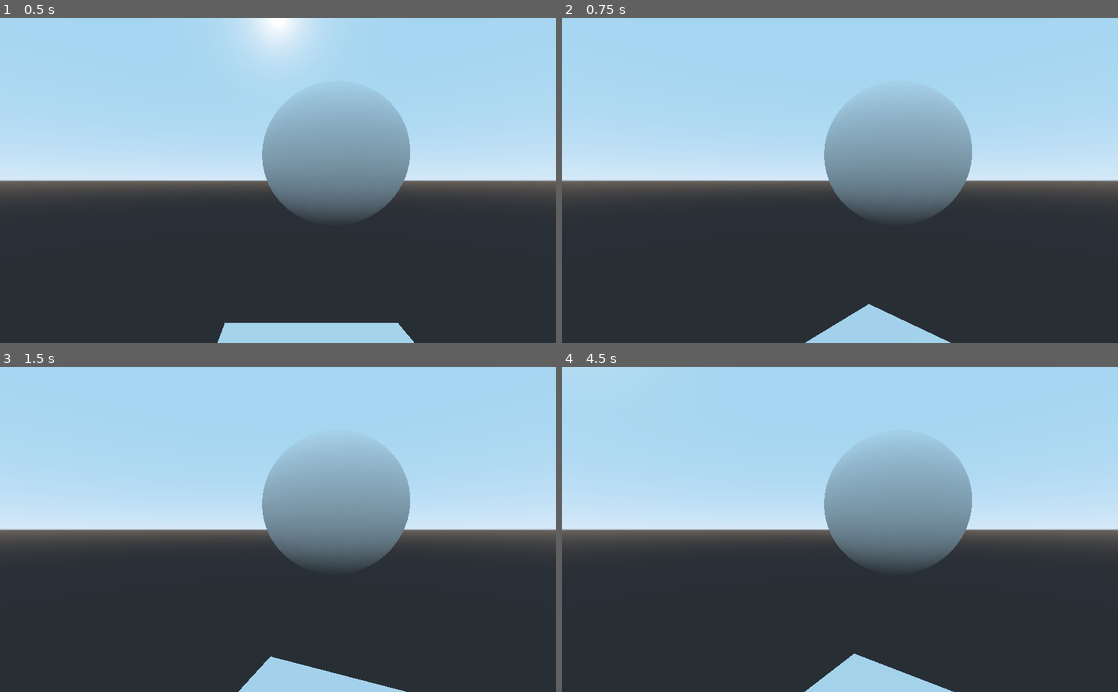
Above: before the commit, frames 1-4 (two rows, left to right).
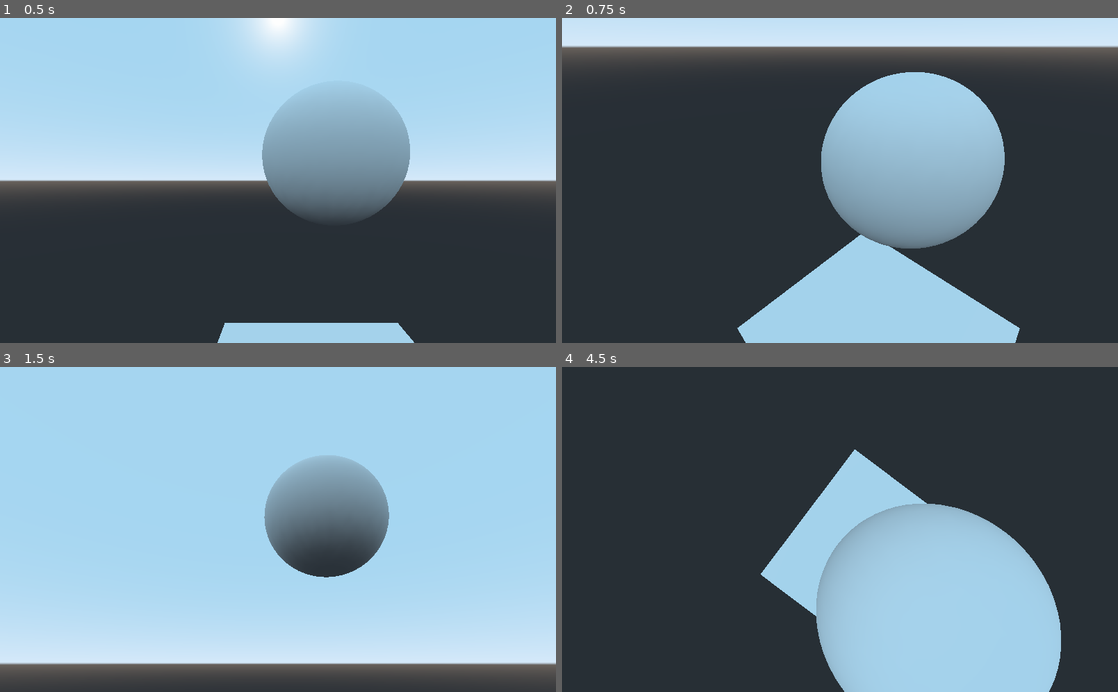
Above: after the commit, the same moments.

Repository: jel221/GodotTest
Game: Godot game, scene res://Spatial.tscn
Same seed, same stepped clock (60 frames per second), same inputs: the game is played once before the commit and once after it.
Inputs (mouse positions are in pixels of both pictures, inside the frame that each line leads up to):
- Up to frame 1 (0.5 s): no input
- Up to frame 2 (0.75 s): move the mouse to (962, 164) at 0.52 s
- Up to frame 3 (1.5 s): tap Enter at 1.25 s; move the mouse to (166, 545) at 1.27 s
- Up to frame 4 (4.5 s): tap Space at 2, 3.5 s; move the mouse to (895, 458) at 2.02 s; tap Enter at 2.75, 4.25 s; move the mouse to (812, 594) at 2.77 s; move the mouse to (1006, 578) at 3.52 s; move the mouse to (673, 480) at 4.27 s

Frame 1 is identical in both runs. In frame 2, 63% of the frame differs, in the area x 0-100%, y 0-100%; in frame 3, 56%; in frame 4, 73%.

Commit message:
cam basic

Diff:
--- a/CamMov.gd
+++ b/CamMov.gd
@@ -1,18 +1,21 @@
 extends Spatial
 
-var cam_view = 0
+var angle_h = 0
+var angle_v = 0
 
 # Called when the node enters the scene tree for the first time.
 func _ready():
-	$xy/ClippedCamera.add_exception(get_parent())
+	$xy/z/ClippedCamera.add_exception(get_parent())
 
 
 func _input(event):
 	if event is InputEventMouseMotion:
-		cam_view -= event.relative.x
+		angle_h -= event.relative.x
+		angle_v += event.relative.y
 
 func _physics_process(delta):
-	$xy.rotation_degrees.y = cam_view
+	$xy.rotation_degrees.y = angle_h
+	$xy/z.rotation_degrees.x = angle_v
 # Called every frame. 'delta' is the elapsed time since the previous frame.
 #func _process(delta):
 #	pass
--- a/Spatial.tscn
+++ b/Spatial.tscn
@@ -35,5 +35,7 @@
 
 [node name="xy" type="Spatial" parent="RigidBody/Spatial"]
 
-[node name="ClippedCamera" type="ClippedCamera" parent="RigidBody/Spatial/xy"]
+[node name="z" type="Spatial" parent="RigidBody/Spatial/xy"]
+
+[node name="ClippedCamera" type="ClippedCamera" parent="RigidBody/Spatial/xy/z"]
 transform = Transform( 1, 0, 0, 0, 1, 0, 0, 0, 1, -0.385608, 0.3763, 1.68708 )
